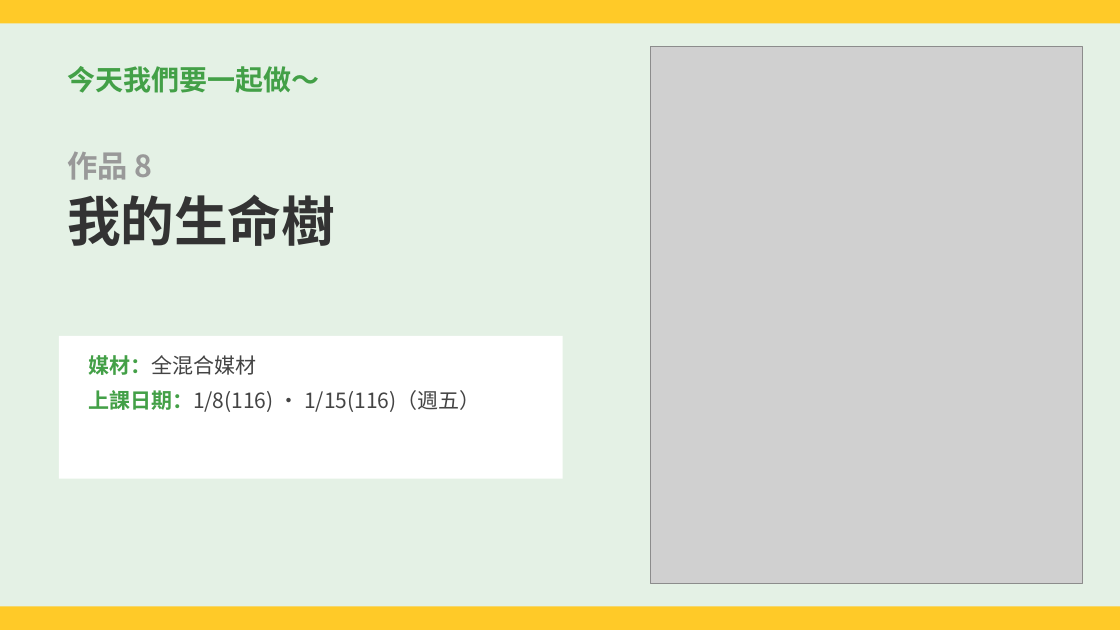
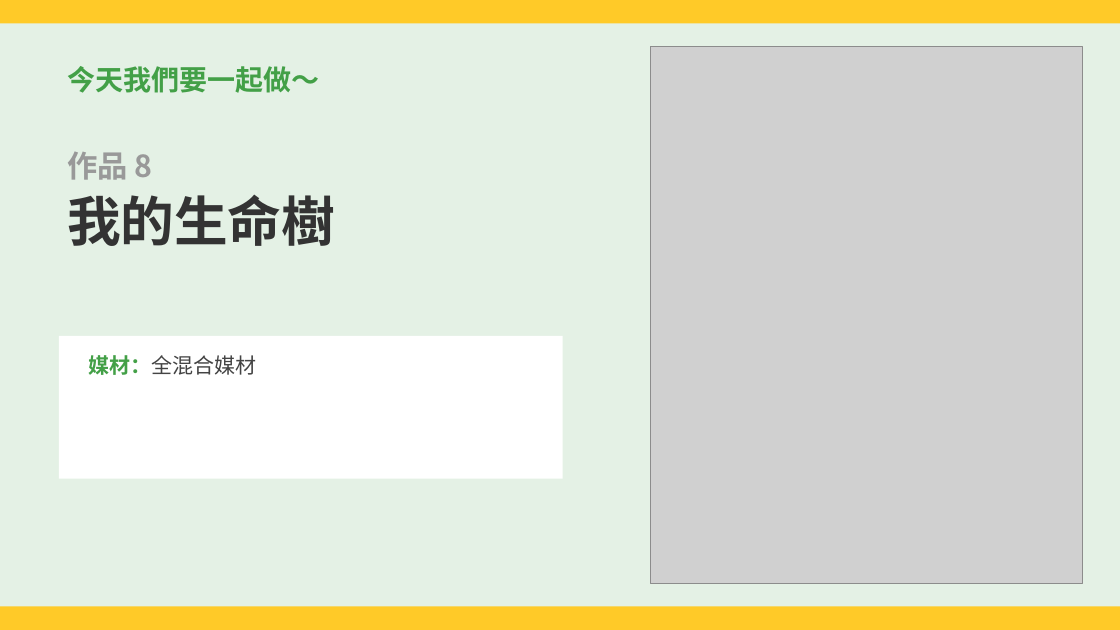
Before and after one commit to serina168/mandala-beginner, a slide deck: slide 1 of 上課簡報_作品8_我的生命樹.pptx. Drawn at 1120x630 pixels with LibreOffice and Linux fonts; fonts in the diff are those of the drawing; grey boxes stand for pictures. Boxes give left, top, right and bottom in pixels: in the first picture for what was removed or moved away, otherwise in the second. Text is boxed around its words. In the diff, an @@ line names an element or a change of style, - is before the commit and + after.

```diff
--- a/上課簡報_作品8_我的生命樹.pptx
+++ b/上課簡報_作品8_我的生命樹.pptx
@@ text at [88, 390, 480, 412]: paragraph removed @@
-上課日期：1/8(116) ・ 1/15(116)（週五）
```
Also in this commit, not shown: 2 other slides changed, 12 other files.
